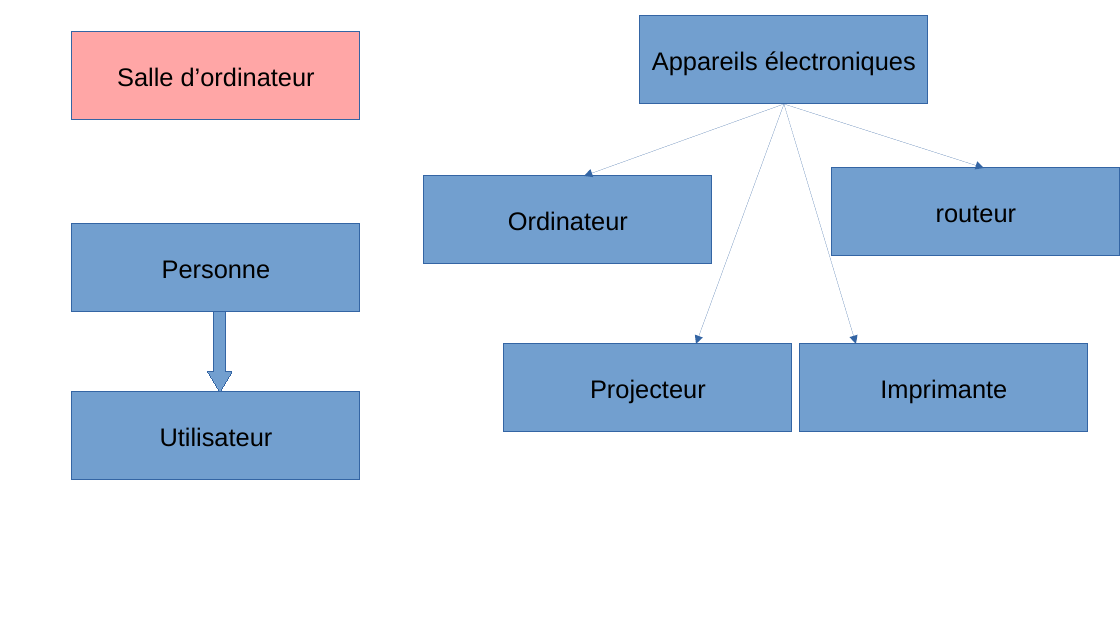
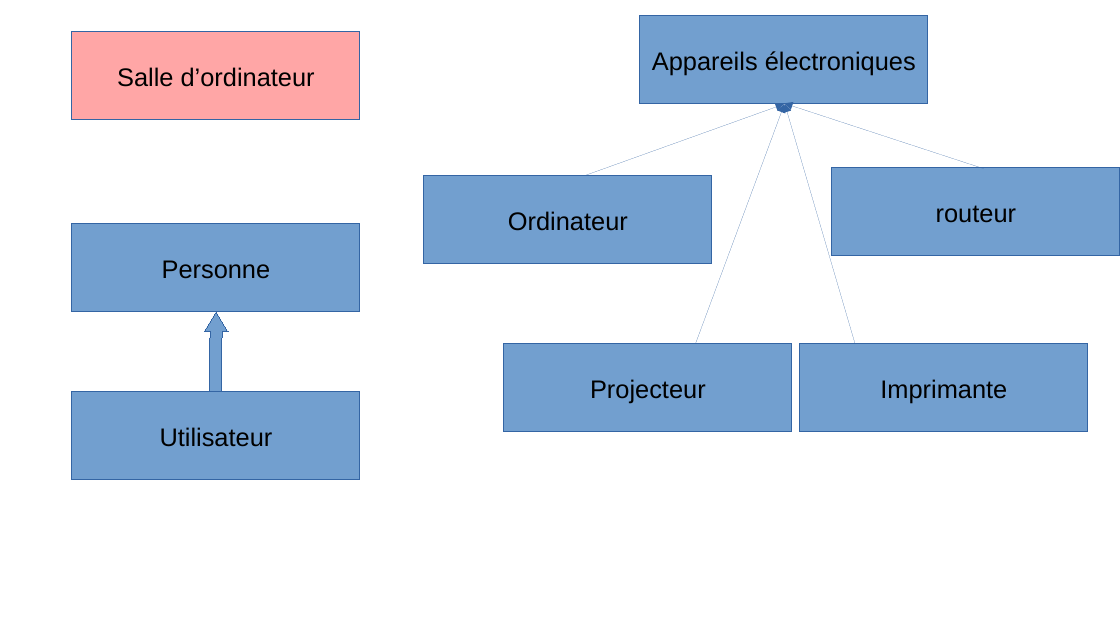
Before and after one commit to kgatel/Projet_info_s6, a slide deck: slide 1 of UML_schema.odp. Drawn at 1120x630 pixels with LibreOffice and Linux fonts; fonts in the diff are those of the drawing. Boxes give left, top, right and bottom in pixels: in the first picture for what was removed or moved away, otherwise in the second. Text is boxed around its words. In the diff, an @@ line names an element or a change of style, - is before the commit and + after.

```diff
--- a/UML_schema.odp
+++ b/UML_schema.odp
@@ 4 arrows: place and size @@
-4 arrows at [584, 104, 985, 345]
+4 arrows at [584, 104, 984, 345]
@@ down arrow at [204, 312, 229, 392]: rotation 0 to 180 degrees @@
```
Also in this commit, not shown: 17 other files.
